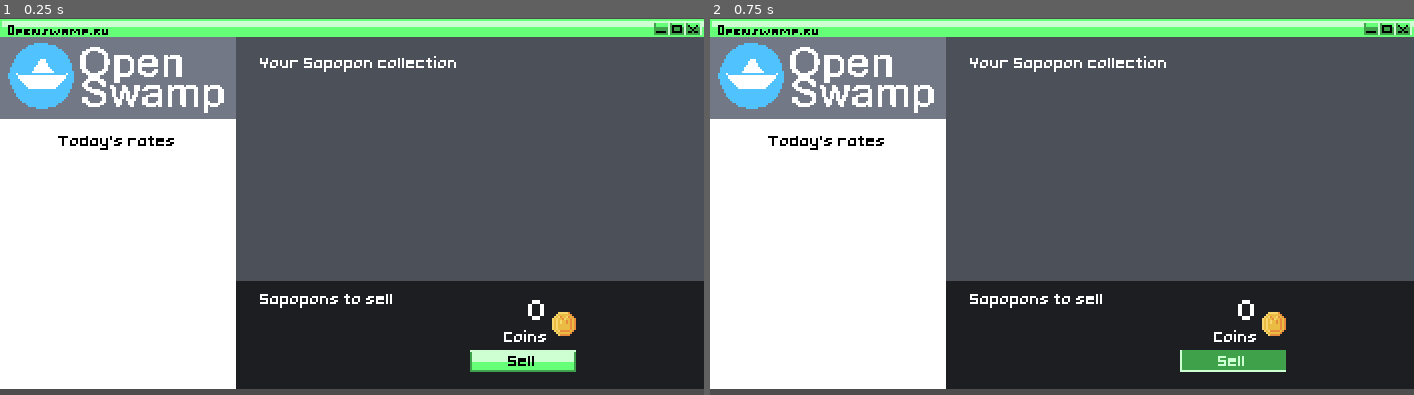
Above: before the commit, frames 1-2 (left to right).
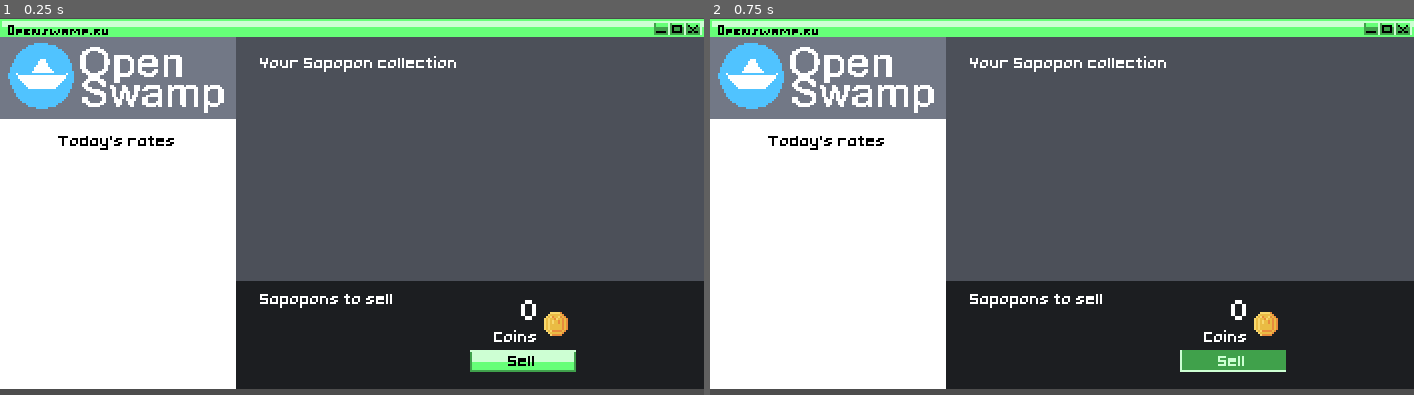
Above: after the commit, the same moments.

Repository: cosmicfoxgames/sapopon
Game: Godot game, scene res://scenes/market_master.tscn
Two runs of this game, one before a commit and one after it. Both use one fixed random seed, a clock stepped at 60 frames per second and the inputs below. This scene is started directly instead of the project's main scene.
Inputs (mouse positions are in pixels of both pictures, inside the frame that each line leads up to):
- Up to frame 1 (0.25 s): no input
- Up to frame 2 (0.75 s): tap Enter (game_enter) at 0.5 s; move the mouse to (1230, 361) at 0.52 s; click (1230, 361) at 0.6 s

The runs differ from the first frame. In frame 1, 0.4% of the frame differs, in the area x 70-82%, y 74-86%; in frame 2, 0.4%.
Error in both runs: Invalid access to property or key '0' on a base object of type 'Nil'. (res://scene)

Commit message:
further graphical n polishing fixes n fixed win n lose game save handling

Diff:
--- a/inbetween_master.gd
+++ b/inbetween_master.gd
@@ -23,9 +23,11 @@
 func decide_what_to_do():
 	var where_to_go_next
 	if player_full_money < GameData.LOOSE_CONDITION:
+		GameData.loose_game()
 		card.texture = loose_card
 		where_to_go_next = load(GameData.scene_paths[GameData.SCENES.INTRO])
-	elif player_full_money >= GameData.WIN_CONDITION:
+	elif player_full_money >= GameData.WIN_CONDITION and GameData.already_won_game == false:
+		GameData.win_game()
 		card.texture = loose_card
 		where_to_go_next = load(GameData.scene_paths[GameData.SCENES.MAIN_MENU]) #trocar pra creditos depois
 	else:
--- a/project.godot
+++ b/project.godot
@@ -17,7 +17,7 @@
 run/main_scene="res://scenes/game_master.tscn"
 config/features=PackedStringArray("4.3", "GL Compatibility")
 boot_splash/bg_color=Color(0, 0, 0, 1)
-boot_splash/show_image=false
+boot_splash/image="res://resources/graphics/windows/full black.png"
 config/icon="res://icon.svg"
 
 [autoload]
--- a/resources/ui_theme.tres
+++ b/resources/ui_theme.tres
@@ -19,6 +19,7 @@
 texture_margin_top = 2.0
 texture_margin_right = 2.0
 texture_margin_bottom = 2.0
+region_rect = Rect2(0, 0, 11, 11)
 
 [sub_resource type="StyleBoxTexture" id="StyleBoxTexture_w2sd2"]
 texture = ExtResource("3_2iu7u")
--- a/scene objects/frog_info_frame.tscn
+++ b/scene objects/frog_info_frame.tscn
@@ -86,11 +86,12 @@
 text = "frog_collection"
 horizontal_alignment = 1
 
-[node name="Label2" type="Label" parent="VBoxContainer3/HBoxContainer2/VBoxContainer/HBoxContainer"]
+[node name="frog_collection" type="Label" parent="VBoxContainer3/HBoxContainer2/VBoxContainer/HBoxContainer"]
+unique_name_in_owner = true
 layout_mode = 2
 size_flags_horizontal = 3
 theme = ExtResource("3_7qnam")
-text = "frog_rarity"
+text = "collection"
 horizontal_alignment = 1
 
 [node name="HSeparator2" type="HSeparator" parent="VBoxContainer3/HBoxContainer2/VBoxContainer/HBoxContainer"]
@@ -98,12 +99,11 @@
 layout_mode = 2
 theme_override_constants/separation = 10
 
-[node name="frog_collection" type="Label" parent="VBoxContainer3/HBoxContainer2/VBoxContainer/HBoxContainer"]
-unique_name_in_owner = true
+[node name="Label2" type="Label" parent="VBoxContainer3/HBoxContainer2/VBoxContainer/HBoxContainer"]
 layout_mode = 2
 size_flags_horizontal = 3
 theme = ExtResource("3_7qnam")
-text = "collection"
+text = "frog_rarity"
 horizontal_alignment = 1
 
 [node name="frog_rarity" type="Label" parent="VBoxContainer3/HBoxContainer2/VBoxContainer/HBoxContainer"]
--- a/scenes/collection_master.tscn
+++ b/scenes/collection_master.tscn
@@ -141,10 +141,10 @@
 [node name="Label2" type="Label" parent="upper_ui_collection"]
 unique_name_in_owner = true
 layout_mode = 0
-offset_left = 75.0
+offset_left = 77.0
 offset_top = 42.0
-offset_right = 287.0
-offset_bottom = 56.0
+offset_right = 289.0
+offset_bottom = 57.0
 mouse_filter = 1
 theme = ExtResource("5_0u83y")
 text = "valor da colecao"
--- /dev/null
+++ b/scenes/fix_clip_container.gd
@@ -0,0 +1,4 @@
+extends ScrollContainer
+
+func _clips_input():
+	return true
--- a/scenes/gacha_master.tscn
+++ b/scenes/gacha_master.tscn
@@ -34,14 +34,13 @@
 [node name="label_moedas" type="Label" parent="upper_ui_gacha"]
 unique_name_in_owner = true
 layout_mode = 0
-offset_left = 27.0
-offset_top = 21.0
-offset_right = 153.0
-offset_bottom = 41.0
+offset_left = 29.0
+offset_top = 24.0
+offset_right = 155.0
+offset_bottom = 44.0
 theme = ExtResource("4_yfc0j")
 theme_override_colors/font_color = Color(1, 1, 1, 1)
-text = "moedas
-moedas"
+text = "moedas"
 autowrap_mode = 3
 
 [node name="label_dias" type="Label" parent="upper_ui_gacha"]
@@ -60,7 +59,7 @@
 scale = Vector2(0.9, 0.9)
 
 [node name="Coin" type="Sprite2D" parent="upper_ui_gacha"]
-position = Vector2(18, 28)
+position = Vector2(18, 30)
 texture = ExtResource("6_g5nkg")
 
 [connection signal="spin_gacha_signal" from="upper_ui_gacha" to="." method="_on_upper_ui_gacha_spin_gacha_signal"]
--- a/scenes/main_menu.tscn
+++ b/scenes/main_menu.tscn
@@ -30,7 +30,7 @@
 color = Color(1, 0.717647, 0.862745, 1)
 
 [node name="LogInScreen" type="Sprite2D" parent="."]
-position = Vector2(176, 98)
+position = Vector2(176, 99)
 texture = ExtResource("2_s7gmp")
 
 [node name="VBoxContainer" type="VBoxContainer" parent="."]
--- a/scenes/market_master.tscn
+++ b/scenes/market_master.tscn
@@ -51,22 +51,22 @@
 [node name="Label4" type="Label" parent="upper_ui_market"]
 unique_name_in_owner = true
 layout_mode = 0
-offset_left = 232.0
+offset_left = 236.0
 offset_top = 153.0
-offset_right = 295.0
+offset_right = 269.0
 offset_bottom = 168.0
 theme = ExtResource("4_evrr8")
 theme_override_colors/font_color = Color(1, 1, 1, 1)
 theme_override_font_sizes/font_size = 10
 text = "coin"
-horizontal_alignment = 1
+horizontal_alignment = 2
 
 [node name="coin_ammnt" type="Label" parent="upper_ui_market"]
 unique_name_in_owner = true
 layout_mode = 0
-offset_left = 232.0
+offset_left = 234.0
 offset_top = 133.0
-offset_right = 274.0
+offset_right = 270.0
 offset_bottom = 155.0
 theme = ExtResource("4_evrr8")
 theme_override_colors/font_color = Color(1, 1, 1, 1)
@@ -137,7 +137,7 @@
 layout_mode = 0
 offset_left = 128.0
 offset_top = 31.0
-offset_right = 244.0
+offset_right = 263.0
 offset_bottom = 130.0
 theme = ExtResource("4_evrr8")
 
@@ -147,10 +147,11 @@
 layout_mode = 2
 size_flags_horizontal = 3
 size_flags_vertical = 3
+mouse_filter = 2
 theme_override_constants/separation = 5
 
 [node name="Coin" type="Sprite2D" parent="."]
-position = Vector2(282, 153)
+position = Vector2(278, 153)
 texture = ExtResource("8_grdqn")
 
 [connection signal="button_click" from="upper_ui_market/game_button" to="upper_ui_market" method="_on_game_button_button_click"]
--- a/scripts/game_data.gd
+++ b/scripts/game_data.gd
@@ -1,6 +1,6 @@
 extends Node
 
-var full_version = [0, 0, 0]
+var full_version = [0, 2, 0]
 
 enum FROG_COLECTIONS {LUCKY, HARD, STYLISH, ADVENTURE, MYSTIC, MATERIALS}
 enum MARKET_FLUCTUATIONS {NEGATIVE, NEUTRAL, POSITIVE}
@@ -37,6 +37,7 @@
 const WIN_CONDITION = 1000000
 
 var is_firt_time = true
+var already_won_game = false
 var most_recent_frog : FrogTemplate
 
 func get_all_frog_templates(list = FROG_LIST):
@@ -161,8 +162,17 @@
 	PlayerData.currnt_day = 1
 	PlayerData.current_collection = []
 
-	GameData.is_firt_time = false
+	is_firt_time = false
+	already_won_game = false
 	Save.save_game()
 
 func change_mouse_pointer(which : MOUSE_POINTERS):
 	Input.set_custom_mouse_cursor(GameResources.get_resource(GameResources.CURSORS_GRAPHICS[MOUSE_POINTERS.keys()[which]]))
+
+func loose_game():
+	print("YOU LOSE")
+	start_fresh_game()
+
+func win_game():
+	print("YOU WON")
+	already_won_game = true
--- a/scripts/save.gd
+++ b/scripts/save.gd
@@ -42,6 +42,7 @@
 	print("veio pro get_save")
 	save = {
 		"first_time" : GameData.is_firt_time,
+		"already_won_game" : GameData.already_won_game,
 		"version" : GameData.full_version,
 		"current_money" : PlayerData.current_money,
 		"collection" : PlayerData.current_collection,
@@ -53,6 +54,7 @@
 	print("veio pro get_degault_save_game")
 	save = {
 		"first_time" : true,
+		"already_won_game" : false,
 		"version" : GameData.full_version,
 		"current_money" : 0,
 		"collection" : [],
@@ -66,6 +68,7 @@
 	print("veio pro update with loaded game")
 	print(save)
 	GameData.is_firt_time = save["first_time"]
+	GameData.already_won_game = save["already_won_game"]
 	PlayerData.current_money = save["current_money"]
 	PlayerData.current_collection = save["collection"]
 	PlayerData.currnt_day = save["curr_day"]
Not shown, changed: export_presets.cfg
Binary file added: resources/graphics/windows/full black.png
Not shown, added: resources/graphics/windows/full black.png.import
